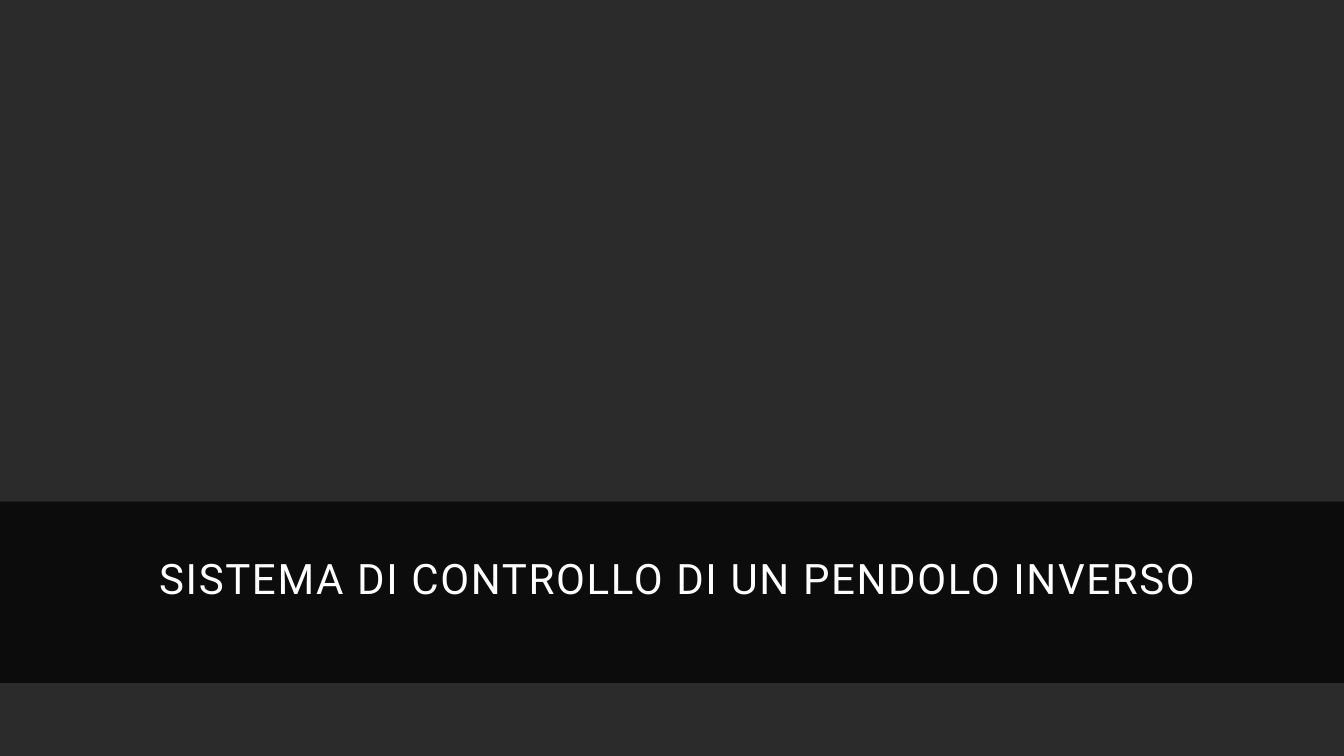
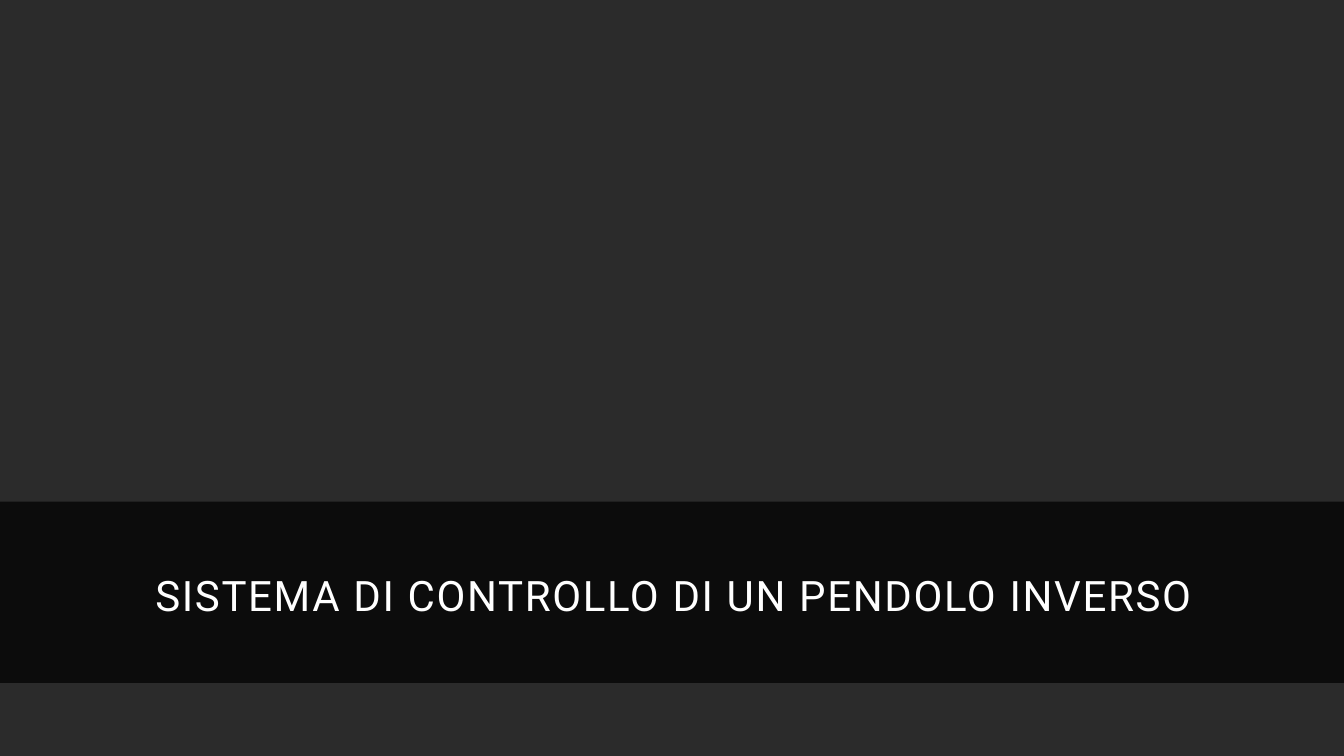
Before and after one commit to AltFed/ARL, a slide deck: slide 1 of CA.pptx. Drawn at 1344x756 pixels with LibreOffice and Linux fonts; fonts in the diff are those of the drawing; background and template pictures are left out; a plain dark background stands for a picture behind light text. Boxes give left, top, right and bottom in pixels: in the first picture for what was removed or moved away, otherwise in the second. Text is boxed around its words. In the diff, an @@ line names an element or a change of style, - is before the commit and + after.

```diff
--- a/CA.pptx
+++ b/CA.pptx
@@ title "SISTEMA DI CONTROLLO DI UN ...": place and size @@
-title "SISTEMA DI CONTROLLO DI UN ..." at [159, 563, 1194, 595]
+title "SISTEMA DI CONTROLLO DI UN ..." at [155, 580, 1191, 612]
```
Also in this commit, not shown: 8 other slides changed, 1 slide added, 4 slides removed, 2 other files.
